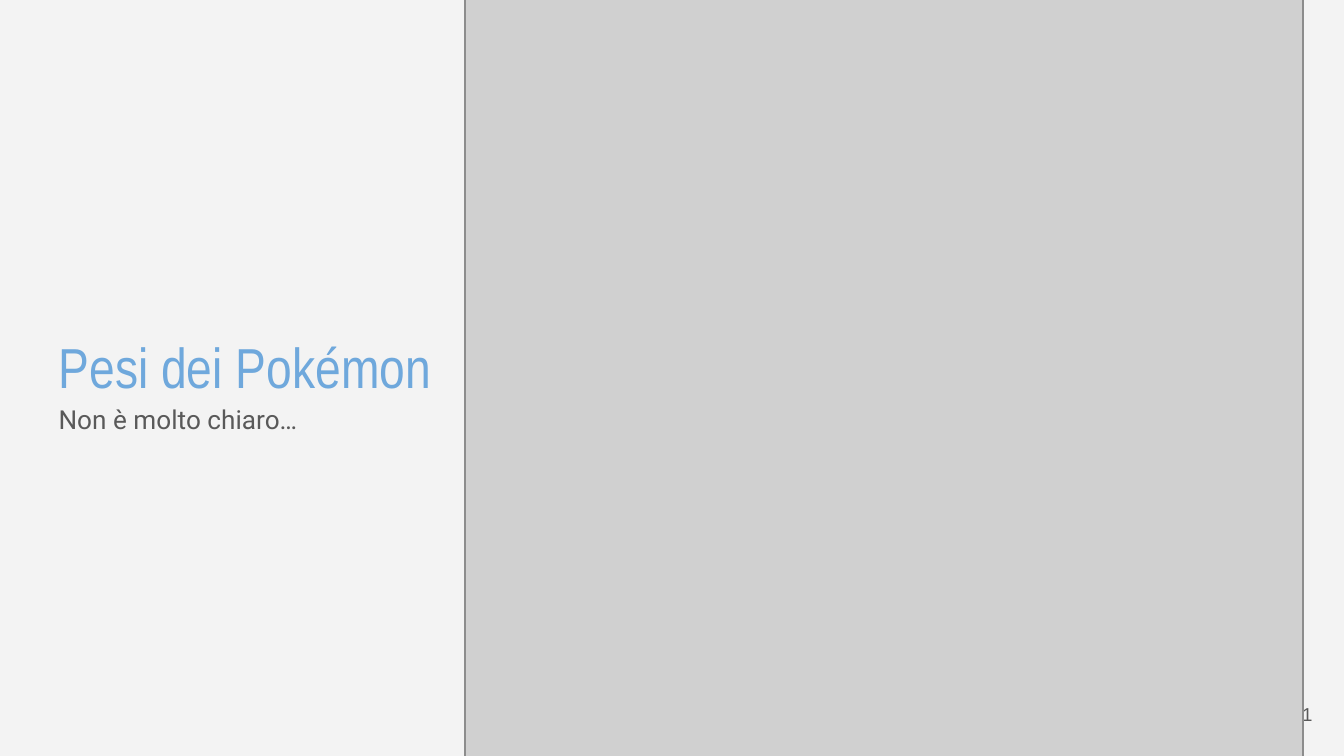
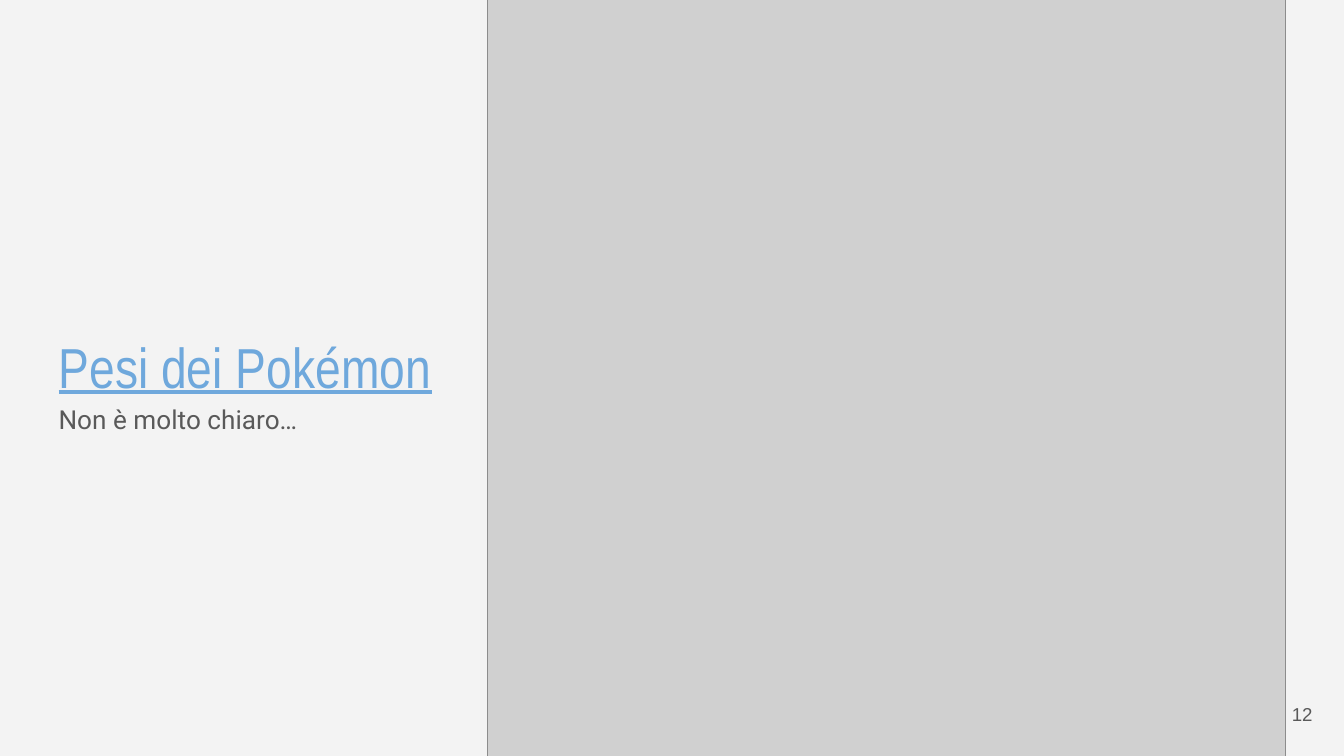
Before and after one commit to Mantotheale/PokemonScientificVisualization, a slide deck: slide 13 of Pokemon - Visualizzazione Scientifica.pptx (slide 11 before the commit). Drawn at 1344x756 pixels with LibreOffice and Linux fonts; fonts in the diff are those of the drawing; grey boxes stand for pictures. Boxes give left, top, right and bottom in pixels: in the first picture for what was removed or moved away, otherwise in the second. Text is boxed around its words. In the diff, an @@ line names an element or a change of style, - is before the commit and + after.

```diff
--- a/Pokemon - Visualizzazione Scientifica.pptx
+++ b/Pokemon - Visualizzazione Scientifica.pptx
@@ picture: place and size @@
-picture at bbox=[465, 0, 1302, 756]
+picture at bbox=[488, 0, 1286, 756]
@@ title "Pesi dei Pokémon" at bbox=[59, 346, 431, 394]: underline on @@
@@ text at bbox=[1292, 708, 1313, 721]: text changed @@
-11
+12
```
Also in this commit, not shown: 15 other slides changed, 5 slides added, 1 slide removed, 1 other file.
